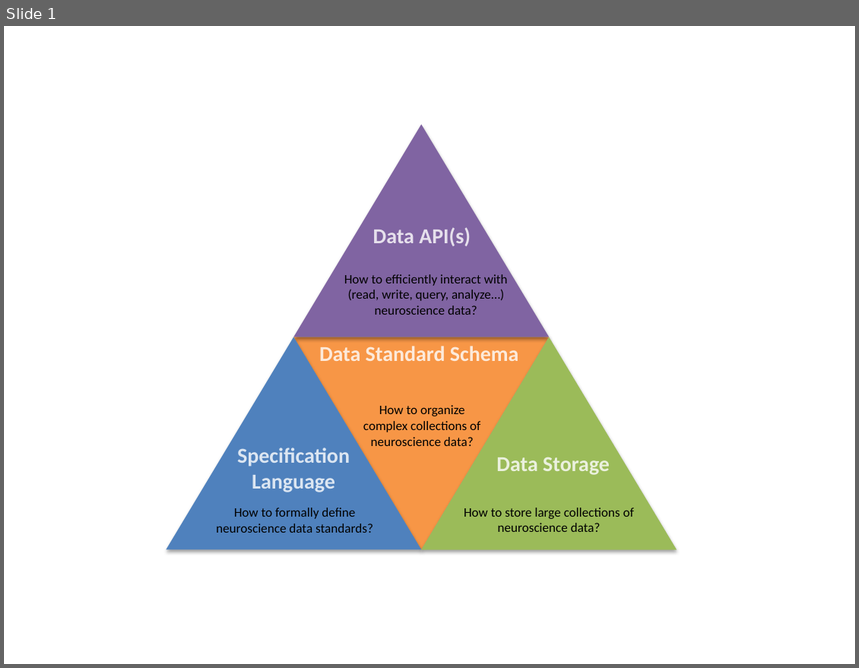
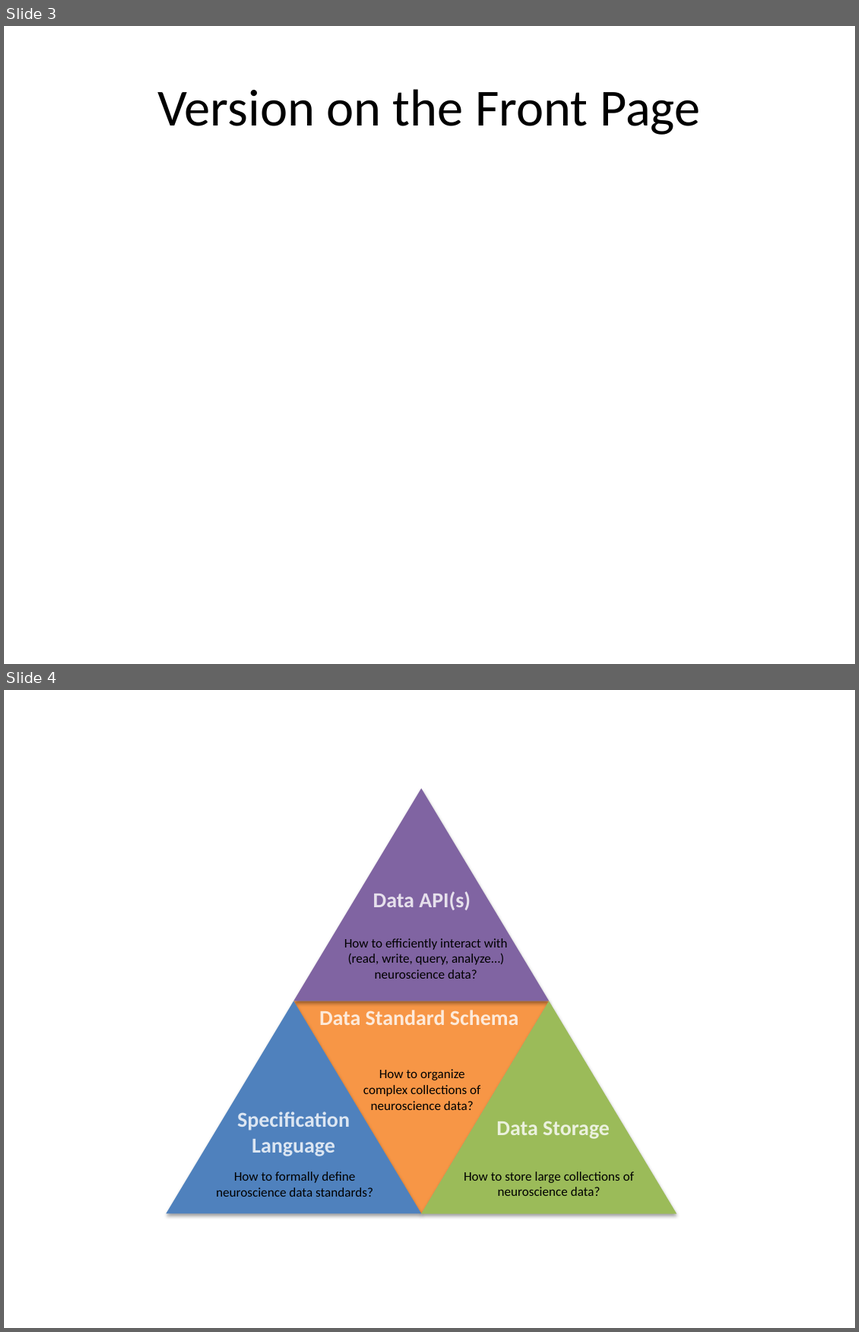
Before and after one commit to ttngu207/neurodatawithoutborders.github.io, a slide deck: images/project_components.pptx. Shown one above the other, each under a label of ours: slide 1 before the commit, slides 3 and 4 after it. The pictures are 859x668 and 859x1332 pixels, drawn with LibreOffice and Linux fonts; fonts in the diff are those of the drawing. Boxes give left, top, right and bottom in pixels: in the first picture for what was removed or moved away, otherwise in the second. Text is boxed around its words. In the diff, an @@ line names an element or a change of style, - is before the commit and + after.

```diff
--- a/images/project_components.pptx
+++ b/images/project_components.pptx
@@ slide 3 added at (4,26,855,664), background #FFFFFF @@
@@ title added at (158,89,700,135), 44 pt, text #000000 @@
+Version on the Front Page
@@ what was slide 1 is now slide 4 @@
```
Also in this commit, not shown: 5 other slides added, 1 slide removed, 2 other files.
